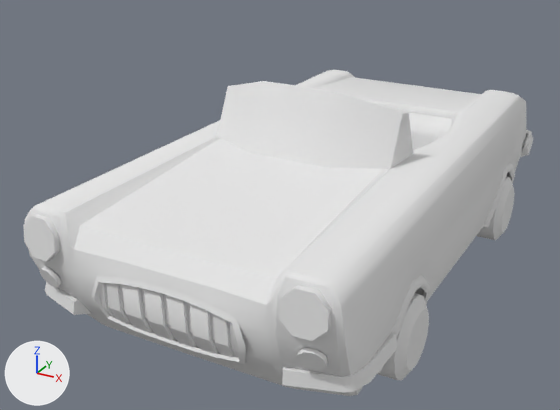
What one commit did to the FBX model Assets/ART/Models/Carts/Cart_9.fbx.
The view is the same before and after, from a 50 mm camera at (2.06, -4.35, 2.52) aimed at (-0.19, -0.26, 0.47). Lighting does not change. The marker at lower left points along +X, +Y and +Z. The older version comes first. Where no turn or scale is listed for an object, it has been applied to the vertices.
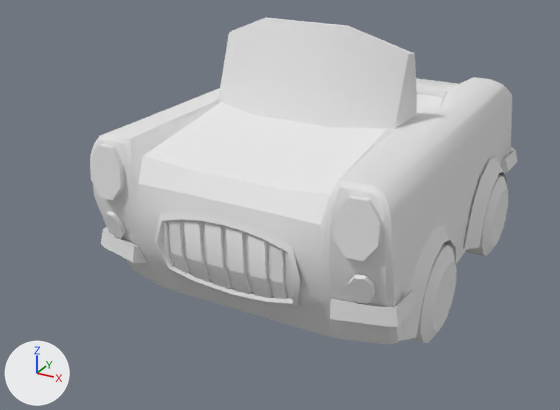
Patch to the scene script:
```diff
--- a/Assets/ART/Models/Carts/Cart_9.fbx.py
+++ b/Assets/ART/Models/Carts/Cart_9.fbx.py
@@ me_cube_010 @@
-me_cube_010.from_pydata(...)  # 1034 vertices, 763 faces; spans x -0.98..1.04, y -1.84..1.94, z 0.02..1.33
+me_cube_010.from_pydata(...)  # 874 vertices, 651 faces; spans x -0.97..1.04, y -1.31..1.4, z 0.0..1.7
+# me_cube_010 part 1: the loose piece of 16 vertices spanning x 0.67..0.9, y -1.84..-1.77, z 0.66..0.89 is scaled about its middle by (1, 1.02, 1.36), then moved by (0.0, 0.53, 0.18)
+# me_cube_010 part 2: the loose piece of 16 vertices spanning x 0.74..0.87, y -1.81..-1.73, z 0.46..0.59 is scaled about its middle by (1, 1.02, 1.36), then moved by (0.0, 0.53, 0.09)
+# me_cube_010 part 3: the loose piece of 16 vertices spanning x -0.83..-0.61, y -1.84..-1.77, z 0.66..0.89 is scaled about its middle by (1, 1.02, 1.36), then moved by (0.0, 0.53, 0.18)
+# me_cube_010 part 4: the loose piece of 16 vertices spanning x -0.8..-0.68, y -1.81..-1.73, z 0.46..0.59 is scaled about its middle by (1, 1.02, 1.36), then moved by (0.0, 0.53, 0.09)
+# me_cube_010 part 5: the loose piece of 60 vertices spanning x -0.43..0.49, y -1.84..-1.72, z 0.31..0.7 is scaled about its middle by (1, 1.02, 1.36), then moved by (0.0, 0.53, 0.08)
+# me_cube_010 part 6: the loose piece of 48 vertices spanning x 0.68..1.04, y -1.24..-0.76, z 0.02..0.48 is scaled about its middle by (1, 1.23, 1.23), then moved by (0.0, 0.44, 0.03)
+# me_cube_010 part 7: the loose piece of 422 vertices spanning x -0.96..1.02, y -1.81..1.89, z 0.2..1.33 is rebuilt with 372 vertices and now spans x -0.89..0.96, y -1.28..1.34, z 0.17..1.7
+# me_cube_010 part 8: the loose piece of 49 vertices spanning x 0.91..1.02, y 0.56..1.27, z 0.2..0.59 is rebuilt with 21 vertices and now spans x 0.91..1.0, y 0.21..1.09, z 0.21..0.7
+# me_cube_010 part 9: the loose piece of 48 vertices spanning x 0.68..1.04, y 0.66..1.14, z 0.02..0.48 is rebuilt with 48 vertices and now spans x 0.68..1.04, y 0.37..0.95, z 0.0..0.57
+# me_cube_010 part 10: a new loose piece of 21 vertices spanning x 0.91..1.0, y -1.0..-0.11, z 0.2..0.7, in mat_material_001 (its picture is missing)
+# me_cube_010 part 11: a new loose piece of 16 vertices spanning x 0.64..1.0, y -1.28..-0.97, z 0.36..0.53, in mat_material_001 (its picture is missing)
+# me_cube_010 part 12: a new loose piece of 16 vertices spanning x 0.61..0.97, y 1.12..1.4, z 0.39..0.55, in mat_material_001 (its picture is missing)
+# me_cube_010 part 13: a new loose piece of 16 vertices spanning x -0.94..-0.58, y -1.28..-0.97, z 0.36..0.53, in mat_material_001 (its picture is missing)
+# me_cube_010 part 14: the loose piece of 25 vertices spanning x 0.62..1.04, y -1.78..-1.3, z 0.31..0.46 is deleted
+# me_cube_010 part 15: the loose piece of 25 vertices spanning x -0.97..-0.55, y -1.78..-1.3, z 0.31..0.46 is deleted
+# me_cube_010 part 16: the loose piece of 20 vertices spanning x 0.61..1.02, y 1.51..1.94, z 0.42..0.54 is deleted
+# me_cube_010 part 17: 35 vertices removed from x 0.92..1.01, y -1.35..-0.67, z 0.2..0.59
+# other edits to the shape of me_cube_010 do not show in these pictures
 me_cube_010.materials.append(mat_material_001)
```

Location of each change, [x1, y1, x2, y2] in pixels of the pictures (560 x 410 px; the box of a moved part takes in the faces that stretch with it):
'Cube.004', reshaped (16% narrower): before [23, 69, 533, 396]; after [90, 17, 517, 344]
part 1 of me_cube_010, moved or reshaped: before [279, 285, 331, 341]; after [333, 195, 381, 261]
part 2 of me_cube_010, moved or reshaped: before [297, 348, 328, 371]; after [348, 274, 375, 304]
part 3 of me_cube_010, moved or reshaped: before [23, 214, 60, 261]; after [90, 144, 125, 200]
part 4 of me_cube_010, moved or reshaped: before [39, 266, 62, 288]; after [104, 211, 126, 239]
part 5 of me_cube_010, moved or reshaped: before [91, 276, 246, 364]; after [154, 211, 300, 307]
part 6 of me_cube_010, moved or reshaped: before [377, 293, 429, 380]; after [412, 244, 457, 343]
part 7 of me_cube_010, rebuilt (16% narrower): before [25, 69, 527, 396]; after [90, 17, 512, 344]
part 8 of me_cube_010, rebuilt: before [483, 163, 515, 227]; after [464, 158, 507, 250]
part 9 of me_cube_010, rebuilt (13% wider, 26% taller): before [477, 176, 515, 240]; after [465, 175, 508, 256]
part 10 of me_cube_010, added: after [398, 225, 456, 341]
part 11 of me_cube_010, added: after [330, 290, 415, 327]
part 12 of me_cube_010, added: after [501, 147, 517, 174]
part 13 of me_cube_010, added: after [101, 227, 147, 263]
part 14 of me_cube_010, deleted: before [282, 333, 397, 393]
part 15 of me_cube_010, deleted: before [45, 282, 91, 315]
part 16 of me_cube_010, deleted: before [520, 130, 533, 157]
part 17 of me_cube_010, deleted: before [378, 275, 430, 373]
